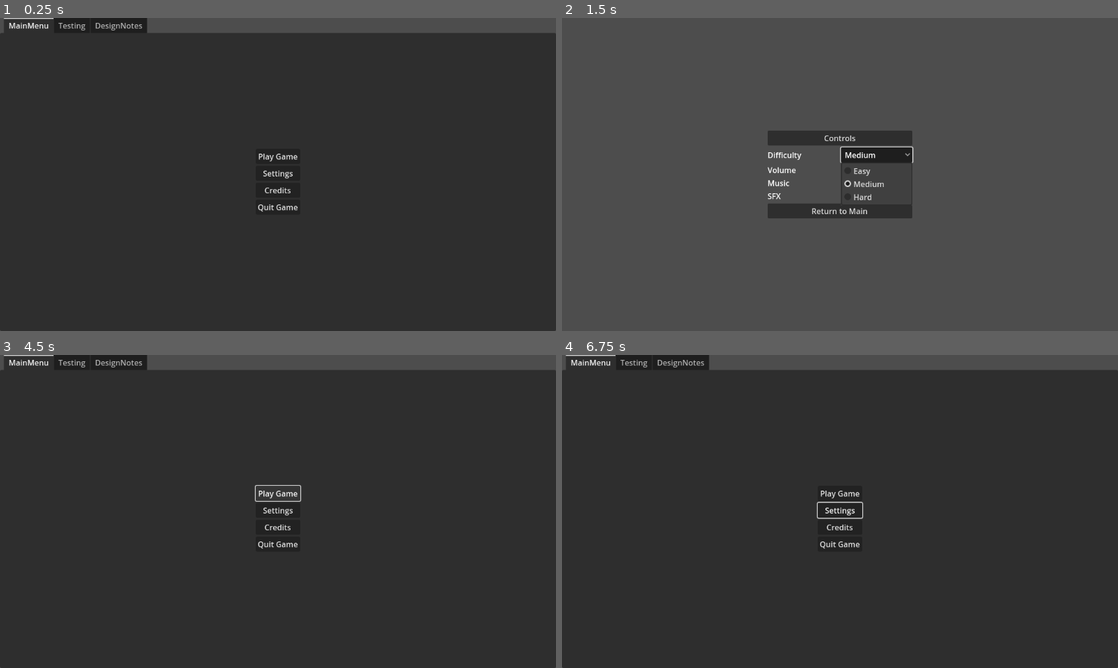
Above: before the commit, frames 1-4 (two rows, left to right).
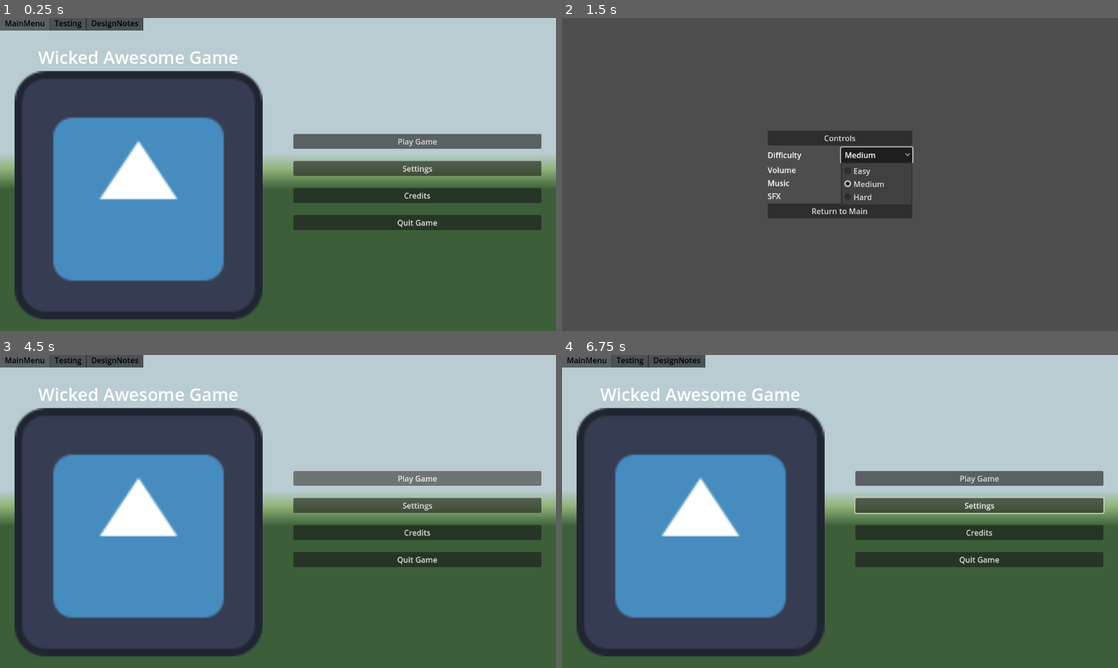
Above: after the commit, the same moments.

Repository: plexsoup/GWJ55
Game: Godot game, scene res://main.tscn
Same seed, same stepped clock (60 frames per second), same inputs: the game is played once before the commit and once after it. The engine's default icon, where the game draws it, is replaced by a stand-in: a white triangle on a blue panel in a dark square. Sound files missing from this copy of the repository are replaced by a short silence.
Inputs (mouse positions are in pixels of both pictures, inside the frame that each line leads up to):
- Up to frame 1 (0.25 s): no input
- Up to frame 2 (1.5 s): click "Settings" at 0.5 s; click "Medium" at 1.25 s
- Up to frame 3 (4.5 s): click "Return to Main" at 2 s; click "Credits" at 2.75 s; click "Return to Main" at 3.5 s; click "Play Game" at 4.25 s
- Up to frame 4 (6.75 s): click "Play Game" at 5 s; tap Enter (ui_accept) at 5.75, 6.02, 6.5 s; move the mouse to (962, 495) at 5.77 s; hold Right (ui_right) 5.78-6.53 s; move the mouse to (728, 527) at 6.52 s; hold Down (ui_down) from 6.53 s (still down)

The runs differ from the first frame. In frame 1, 92% of the frame differs, in the area x 0-100%, y 0-100%; in frame 2, nothing differs; in frame 3, 92%; in frame 4, 92%.

Commit message:
main menu

Diff:
--- a/Menus/Buttons/scene_change_button.gd
+++ b/Menus/Buttons/scene_change_button.gd
@@ -8,9 +8,7 @@
 	pass # Replace with function body.
 
 
-# Called every frame. 'delta' is the elapsed time since the previous frame.
-func _process(delta):
-	pass
+
 
 
 func _on_pressed():
--- a/Menus/Whiteboard/post_it_note.gd
+++ b/Menus/Whiteboard/post_it_note.gd
@@ -41,5 +41,6 @@
 	return postit_description
 
 ## Description: find hash tags in Description text and modify color of note
-func locate_tags():
-	var first_hashtag_index = %DescriptionLabel.text.find("#")
+#func locate_tags():
+#	var first_hashtag_index = %DescriptionLabel.text.find("#")
+#
--- /dev/null
+++ b/Themes/main_theme.tres
@@ -0,0 +1,27 @@
+[gd_resource type="Theme" load_steps=2 format=3 uid="uid://bslc43xuou6nj"]
+
+[sub_resource type="StyleBoxEmpty" id="StyleBoxEmpty_drxyc"]
+
+[resource]
+TabContainer/colors/drop_mark_color = Color(0, 0, 0, 1)
+TabContainer/colors/font_disabled_color = Color(0, 0, 0, 1)
+TabContainer/colors/font_outline_color = Color(0, 0, 0, 1)
+TabContainer/colors/font_selected_color = Color(0, 0, 0, 1)
+TabContainer/colors/font_unselected_color = Color(0, 0, 0, 1)
+TabContainer/constants/icon_separation = 0
+TabContainer/constants/outline_size = 0
+TabContainer/constants/side_margin = 0
+TabContainer/font_sizes/font_size = 16
+TabContainer/fonts/font = null
+TabContainer/icons/decrement = null
+TabContainer/icons/decrement_highlight = null
+TabContainer/icons/drop_mark = null
+TabContainer/icons/increment = null
+TabContainer/icons/increment_highlight = null
+TabContainer/icons/menu = null
+TabContainer/icons/menu_highlight = null
+TabContainer/styles/panel = SubResource("StyleBoxEmpty_drxyc")
+TabContainer/styles/tab_disabled = null
+TabContainer/styles/tab_selected = null
+TabContainer/styles/tab_unselected = null
+TabContainer/styles/tabbar_background = null
--- a/main.tscn
+++ b/main.tscn
@@ -1,11 +1,23 @@
-[gd_scene load_steps=7 format=3 uid="uid://oj6nxss4frcy"]
+[gd_scene load_steps=11 format=3 uid="uid://oj6nxss4frcy"]
 
+[ext_resource type="Theme" uid="uid://bslc43xuou6nj" path="res://Themes/main_theme.tres" id="1_a4cjj"]
 [ext_resource type="Script" path="res://main.gd" id="1_ci38h"]
 [ext_resource type="PackedScene" uid="uid://cyvgig2ced4e8" path="res://Menus/Whiteboard/whiteboard.tscn" id="2_sw6ch"]
 [ext_resource type="PackedScene" uid="uid://dx20duhdsm1vn" path="res://Menus/Buttons/scene_change_button.tscn" id="2_w73us"]
+[ext_resource type="Texture2D" uid="uid://b7joq1f8eak7h" path="res://icon.svg" id="3_26ewr"]
 [ext_resource type="PackedScene" uid="uid://dl2ugtmw6nwcq" path="res://Menus/settings_menu.tscn" id="3_566l7"]
 [ext_resource type="PackedScene" uid="uid://cgxuckinuwvvi" path="res://Menus/Buttons/quit_button.tscn" id="4_5kj1g"]
 [ext_resource type="PackedScene" uid="uid://c50prk3xgh6et" path="res://Menus/Credits/credits.tscn" id="4_d1ppv"]
+
+[sub_resource type="Gradient" id="Gradient_00mvw"]
+offsets = PackedFloat32Array(0.432258, 0.483871, 0.548387)
+colors = PackedColorArray(0.7216, 0.80196, 0.82, 1, 0.563473, 0.705534, 0.472073, 1, 0.23532, 0.37, 0.2257, 1)
+
+[sub_resource type="GradientTexture2D" id="GradientTexture2D_lympn"]
+gradient = SubResource("Gradient_00mvw")
+height = 256
+fill_from = Vector2(0.5, 0)
+fill_to = Vector2(0.5, 1)
 
 [node name="Main" type="Control"]
 layout_mode = 3
@@ -14,7 +26,17 @@
 anchor_bottom = 1.0
 grow_horizontal = 2
 grow_vertical = 2
+theme = ExtResource("1_a4cjj")
 script = ExtResource("1_ci38h")
+
+[node name="TextureRect" type="TextureRect" parent="."]
+layout_mode = 1
+anchors_preset = 15
+anchor_right = 1.0
+anchor_bottom = 1.0
+grow_horizontal = 2
+grow_vertical = 2
+texture = SubResource("GradientTexture2D_lympn")
 
 [node name="TabContainer" type="TabContainer" parent="."]
 layout_mode = 1
@@ -27,28 +49,63 @@
 [node name="MainMenu" type="MarginContainer" parent="TabContainer"]
 layout_mode = 2
 
-[node name="CenterContainer" type="CenterContainer" parent="TabContainer/MainMenu"]
+[node name="CenterContainer" type="HBoxContainer" parent="TabContainer/MainMenu"]
 layout_mode = 2
 
-[node name="VBoxContainer" type="VBoxContainer" parent="TabContainer/MainMenu/CenterContainer"]
+[node name="LeftSide" type="MarginContainer" parent="TabContainer/MainMenu/CenterContainer"]
+layout_mode = 2
+size_flags_horizontal = 3
+theme_override_constants/margin_left = 30
+theme_override_constants/margin_top = 30
+theme_override_constants/margin_right = 30
+theme_override_constants/margin_bottom = 30
+
+[node name="VBoxContainer" type="VBoxContainer" parent="TabContainer/MainMenu/CenterContainer/LeftSide"]
 layout_mode = 2
 
-[node name="PlayGameButton" parent="TabContainer/MainMenu/CenterContainer/VBoxContainer" instance=ExtResource("2_w73us")]
+[node name="Label" type="Label" parent="TabContainer/MainMenu/CenterContainer/LeftSide/VBoxContainer"]
+layout_mode = 2
+theme_override_font_sizes/font_size = 36
+text = "Wicked Awesome Game"
+horizontal_alignment = 1
+
+[node name="TextureRect" type="TextureRect" parent="TabContainer/MainMenu/CenterContainer/LeftSide/VBoxContainer"]
+layout_mode = 2
+size_flags_horizontal = 3
+texture = ExtResource("3_26ewr")
+expand_mode = 5
+
+[node name="RightSide" type="MarginContainer" parent="TabContainer/MainMenu/CenterContainer"]
+layout_mode = 2
+size_flags_horizontal = 3
+theme_override_constants/margin_left = 30
+theme_override_constants/margin_top = 30
+theme_override_constants/margin_right = 30
+theme_override_constants/margin_bottom = 30
+
+[node name="VBoxContainer" type="VBoxContainer" parent="TabContainer/MainMenu/CenterContainer/RightSide"]
+custom_minimum_size = Vector2(150, 0)
+layout_mode = 2
+size_flags_horizontal = 3
+theme_override_constants/separation = 25
+alignment = 1
+
+[node name="PlayGameButton" parent="TabContainer/MainMenu/CenterContainer/RightSide/VBoxContainer" instance=ExtResource("2_w73us")]
 layout_mode = 2
 text = "Play Game"
 
-[node name="SettingsButton" parent="TabContainer/MainMenu/CenterContainer/VBoxContainer" instance=ExtResource("2_w73us")]
+[node name="SettingsButton" parent="TabContainer/MainMenu/CenterContainer/RightSide/VBoxContainer" instance=ExtResource("2_w73us")]
 layout_mode = 2
 text = "Settings"
 new_scene = ExtResource("3_566l7")
 
-[node name="CreditsButton" parent="TabContainer/MainMenu/CenterContainer/VBoxContainer" instance=ExtResource("2_w73us")]
+[node name="CreditsButton" parent="TabContainer/MainMenu/CenterContainer/RightSide/VBoxContainer" instance=ExtResource("2_w73us")]
 layout_mode = 2
 text = "Credits
 "
 new_scene = ExtResource("4_d1ppv")
 
-[node name="QuitButton" parent="TabContainer/MainMenu/CenterContainer/VBoxContainer" instance=ExtResource("4_5kj1g")]
+[node name="QuitButton" parent="TabContainer/MainMenu/CenterContainer/RightSide/VBoxContainer" instance=ExtResource("4_5kj1g")]
 layout_mode = 2
 
 [node name="Testing" type="MarginContainer" parent="TabContainer"]
